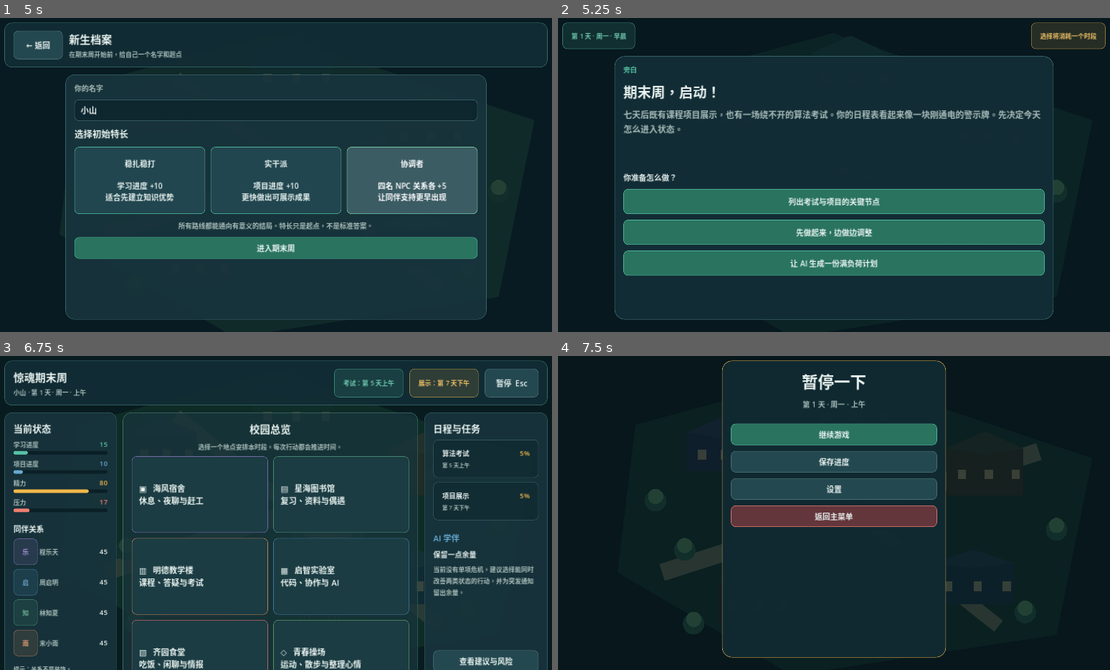
Above: before the commit, frames 1-4 (two rows, left to right).
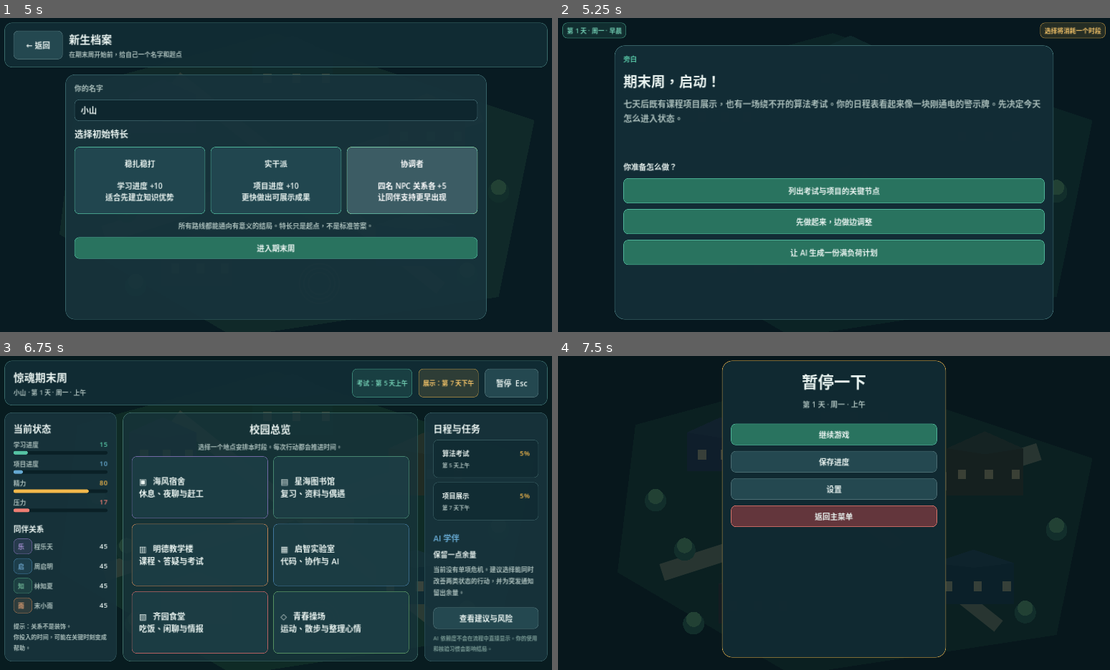
Above: after the commit, the same moments.

Repository: MiniDiva8/CampusLifeSim
Game: Godot game, scene res://scenes/main.tscn
Two runs of this game, one before a commit and one after it. Both use one fixed random seed, a clock stepped at 60 frames per second and the inputs below.
Inputs:
- Up to frame 1 (5 s): click "开始新的期末周" at 0.5 s; click "← 返回" at 1.25 s; click "开始新的期末周" at 2 s; click "稳扎稳打 学习进度 +10 适合先建立知识优势" at 2.75 s; click "实干派 项目进度 +10 更快做出可展示成果" at 3.5 s; click "协调者 四名 NPC 关系各 +5 让同伴支持更早出现" at 4.25 s
- Up to frame 2 (5.25 s): click "进入期末周" at 5 s
- Up to frame 3 (6.75 s): click "列出考试与项目的关键节点" at 5.75 s; click "继续" at 6.5 s
- Up to frame 4 (7.5 s): click "暂停 Esc" at 7.25 s

Frame 1 is identical in both runs. In frame 2, 19% of the frame differs, in the area x 0-100%, y 1-83%; in frame 3, 10%; in frame 4, nothing differs.

Commit message:
test(release): add demo presets and full-run checks

Diff:
--- /dev/null
+++ b/scripts/debug/debug_presets.gd
@@ -0,0 +1,44 @@
+class_name DebugPresets
+extends RefCounted
+## Hidden command-line presets for repeatable judging and capture.
+## Usage: CampusLifeSim.exe -- --demo-preset=balanced
+
+const AVAILABLE := ["balanced", "study", "project", "ai", "pressure", "presentation"]
+
+
+static func apply(session: GameSession, preset_id: String) -> bool:
+	if not AVAILABLE.has(preset_id):
+		return false
+	session.reset("演示同学", "study")
+	session.clock.day = 7
+	session.clock.slot = 2
+	session.stats.energy = 55
+	session.stats.stress = 45
+	session.stats.study = 55
+	session.stats.project = 55
+	session.tasks.exam = 75
+	session.tasks.presentation = 72
+	match preset_id:
+		"balanced":
+			session.stats.study = 70
+			session.stats.project = 70
+			session.stats.stress = 35
+			for npc_id in session.relationships:
+				session.relationships[npc_id] = 58
+		"study":
+			session.stats.study = 86
+			session.stats.project = 48
+		"project":
+			session.stats.study = 48
+			session.stats.project = 88
+		"ai":
+			session.stats.study = 62
+			session.stats.project = 70
+			session.stats.ai_dependence = 78
+		"pressure":
+			session.stats.energy = 12
+			session.stats.stress = 94
+		"presentation":
+			session.flags.verified_ai = true
+			session.stats.ai_dependence = 42
+	return true
--- a/scripts/ui/main.gd
+++ b/scripts/ui/main.gd
@@ -30,7 +30,21 @@
 		_show_fatal_error("内容数据校验失败\n\n" + "\n".join(repository.errors))
 		return
 	event_engine = EventEngine.new(repository)
+	if _try_debug_preset():
+		return
 	show_main_menu()
+
+
+func _try_debug_preset() -> bool:
+	for argument in OS.get_cmdline_user_args():
+		if argument.begins_with("--demo-preset="):
+			var preset_id := argument.trim_prefix("--demo-preset=")
+			session = GameSession.new()
+			if DebugPresets.apply(session, preset_id):
+				_present_current_state()
+				return true
+			push_warning("Unknown demo preset: %s" % preset_id)
+	return false
 
 
 func _build_theme() -> void:
@@ -343,7 +357,7 @@
 func _make_location_button(location: Dictionary) -> Button:
 	var button := Button.new()
 	button.text = "%s   %s\n%s" % [location.get("icon", "◆"), location.get("name", "地点"), location.get("subtitle", "")]
-	button.custom_minimum_size = Vector2(260, 145)
+	button.custom_minimum_size = Vector2(260, 126)
 	button.size_flags_horizontal = Control.SIZE_EXPAND_FILL
 	button.size_flags_vertical = Control.SIZE_EXPAND_FILL
 	button.add_theme_font_size_override("font_size", 18)
@@ -894,7 +908,23 @@
 
 
 func _make_badge(text_value: String, accent: Color) -> PanelContainer:
-	var badge := _make_panel(Color(accent, 0.13), 10, Color(accent, 0.65))
+	var badge := PanelContainer.new()
+	var style := StyleBoxFlat.new()
+	style.bg_color = Color(accent, 0.13)
+	style.corner_radius_top_left = 10
+	style.corner_radius_top_right = 10
+	style.corner_radius_bottom_left = 10
+	style.corner_radius_bottom_right = 10
+	style.border_width_left = 1
+	style.border_width_right = 1
+	style.border_width_top = 1
+	style.border_width_bottom = 1
+	style.border_color = Color(accent, 0.65)
+	style.content_margin_left = 10
+	style.content_margin_right = 10
+	style.content_margin_top = 6
+	style.content_margin_bottom = 6
+	badge.add_theme_stylebox_override("panel", style)
 	badge.add_child(_make_label(text_value, 14, accent.lightened(0.16)))
 	return badge
 
--- /dev/null
+++ b/tests/full_run_simulation.gd
@@ -0,0 +1,111 @@
+extends SceneTree
+
+var failures: Array[String] = []
+
+
+func _init() -> void:
+	var repository := ContentRepository.new()
+	if not repository.load_all():
+		_fail("content failed validation: %s" % "; ".join(repository.errors))
+		_finish()
+		return
+	_run_campaign(repository, "balanced")
+	_run_campaign(repository, "study")
+	_run_campaign(repository, "ai")
+	_test_debug_presets(repository)
+	_finish()
+
+
+func _run_campaign(repository: ContentRepository, strategy: String) -> void:
+	var engine := EventEngine.new(repository)
+	var session := GameSession.new()
+	session.reset("模拟玩家", "study" if strategy != "ai" else "project")
+	var locations := ["dorm", "library", "teaching", "lab", "canteen", "field"]
+	var steps := 0
+	while not bool(session.flags.get("presentation_completed", false)) and not session.clock.is_finished() and steps < 40:
+		var event := engine.get_fixed_event(session)
+		if event.is_empty():
+			var location_id := _strategy_location(strategy, session.clock.get_index(), locations)
+			event = engine.get_location_event(location_id, session)
+			if event.is_empty():
+				var location := repository.get_location(location_id)
+				engine.apply_fallback_action(_strategy_action(strategy, location.get("actions", [])), session)
+			else:
+				engine.apply_choice(event, _strategy_choice(strategy, event), session)
+		else:
+			engine.apply_choice(event, _strategy_choice(strategy, event), session)
+		var transition := session.clock.advance()
+		if bool(transition.get("day_changed", false)):
+			session.change_stat("energy", 7)
+			session.change_stat("stress", -2)
+		engine.process_due_consequences(session)
+		steps += 1
+	if steps >= 40:
+		_fail("%s campaign exceeded the safe step count" % strategy)
+	if not bool(session.flags.get("presentation_completed", false)):
+		_fail("%s campaign did not reach the presentation" % strategy)
+	if session.clock.day != 7:
+		_fail("%s campaign should finish on day seven" % strategy)
+	var ending := EndingEvaluator.new().evaluate(session, repository.endings)
+	if str(ending.get("id", "")).is_empty():
+		_fail("%s campaign should resolve an ending" % strategy)
+	print("[SIM] %s: %d steps, ending=%s, study=%d, project=%d, stress=%d, ai=%d" % [strategy, steps, ending.get("id"), session.stats.study, session.stats.project, session.stats.stress, session.stats.ai_dependence])
+
+
+func _strategy_location(strategy: String, index: int, locations: Array) -> String:
+	match strategy:
+		"study":
+			return "library" if index % 2 == 0 else "teaching"
+		"ai":
+			var ai_route := ["library", "lab", "dorm", "lab", "field", "canteen"]
+			return ai_route[index % ai_route.size()]
+		_:
+			return locations[index % locations.size()]
+
+
+func _strategy_choice(strategy: String, event: Dictionary) -> Dictionary:
+	var choices: Array = event.get("choices", [])
+	if strategy == "ai":
+		var preferred := ["ask_ai", "copy", "follow_numbers", "memorized", "polish", "trust", "paste", "obey", "use", "ai"]
+		for choice in choices:
+			if preferred.has(str(choice.get("id", ""))):
+				return choice
+	if strategy == "study":
+		for choice in choices:
+			if str(choice.get("id", "")) in ["plan", "record", "reason", "reasoning", "focus", "questions", "solve", "compare", "verify"]:
+				return choice
+	return choices[0]
+
+
+func _strategy_action(strategy: String, actions: Array) -> Dictionary:
+	if strategy == "study":
+		for action in actions:
+			if str(action.get("id", "")) in ["review", "organize", "self_study", "ask_teacher"]:
+				return action
+	return actions[0]
+
+
+func _test_debug_presets(repository: ContentRepository) -> void:
+	for preset_id in DebugPresets.AVAILABLE:
+		var session := GameSession.new()
+		if not DebugPresets.apply(session, preset_id):
+			_fail("debug preset %s should apply" % preset_id)
+		if session.clock.day != 7 or session.clock.slot != 2:
+			_fail("debug preset %s should target the presentation slot" % preset_id)
+		var presentation := EventEngine.new(repository).get_fixed_event(session)
+		if presentation.get("id") != "fixed_presentation":
+			_fail("debug preset %s should open the presentation" % preset_id)
+
+
+func _fail(message: String) -> void:
+	failures.append(message)
+
+
+func _finish() -> void:
+	if failures.is_empty():
+		print("[PASS] full campaign simulations completed")
+		quit(0)
+	else:
+		for failure in failures:
+			printerr("[FAIL] %s" % failure)
+		quit(1)
--- /dev/null
+++ b/tests/visual_capture.gd
@@ -0,0 +1,36 @@
+extends SceneTree
+
+
+func _initialize() -> void:
+	_capture.call_deferred()
+
+
+func _capture() -> void:
+	var output_directory := ProjectSettings.globalize_path("res://reports")
+	DirAccess.make_dir_recursive_absolute(output_directory)
+	var packed := load("res://scenes/main.tscn") as PackedScene
+	var app = packed.instantiate()
+	root.add_child(app)
+	for _frame in 5:
+		await process_frame
+	_save_viewport("res://reports/main_menu.png")
+	app.session = GameSession.new()
+	app.session.reset("演示同学", "social")
+	app.show_map()
+	for _frame in 5:
+		await process_frame
+	_save_viewport("res://reports/campus_map.png")
+	app.session = GameSession.new()
+	app._present_current_state()
+	for _frame in 5:
+		await process_frame
+	_save_viewport("res://reports/event_choice.png")
+	print("[PASS] visual captures written to reports/")
+	quit(0)
+
+
+func _save_viewport(path: String) -> void:
+	var image := root.get_texture().get_image()
+	var error := image.save_png(ProjectSettings.globalize_path(path))
+	if error != OK:
+		printerr("Failed to save visual capture: %s" % error_string(error))
Not shown, added: export_presets.cfg
Not shown, added: scripts/debug/debug_presets.gd.uid
Not shown, added: tests/full_run_simulation.gd.uid
Not shown, added: tests/visual_capture.gd.uid
Not shown, changed: README.md
Not shown, changed: docs/CHANGELOG.md
Not shown, changed: docs/TASKS.md
